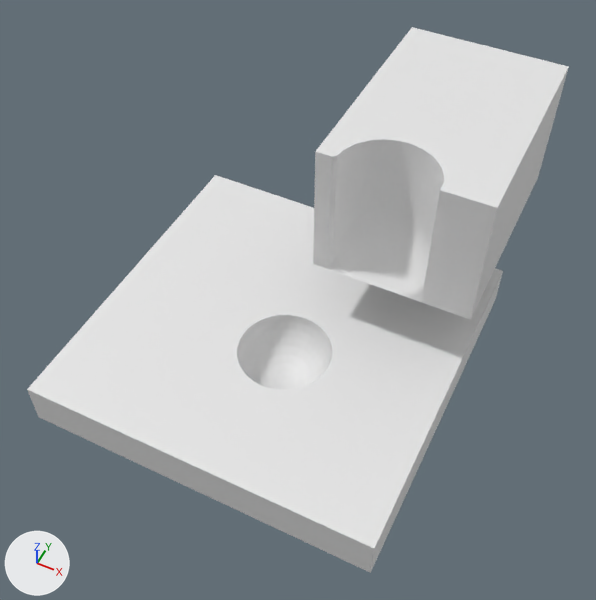
An edit to the Blender file Models/skate_mountain/skateMountain.blend, drawn before and after from the same camera.
Rendered twice from a 50 mm lens placed at (92.7, -44.1, 146.5), pointed at (41.7, 57.9, 19.0). The lights are fixed; the arrows at lower left show +X, +Y and +Z.

Before the edit, the objects in view are built like this:
```python
me_cube_004 = bpy.data.meshes.new('Cube.004')
me_cube_004.from_pydata(...)  # 658 vertices, 657 faces; spans x -5.0..71.0, y -19.0..74.0, z -5.0..22.0
me_cube_005 = bpy.data.meshes.new('Cube.005')
me_cube_005.from_pydata(...)  # 972 vertices, 996 faces; spans x 37.0..71.0, y 26.3..74.0, z 19.0..48.0
me_cube_006 = bpy.data.meshes.new('Cube.006')
me_cube_006.from_pydata(...)  # a box spanning x 0.0..76.0, y 19.0..94.0, z 0.0..10.0
ob_level_003 = bpy.data.objects.new('level.003', me_cube_005)
ob_level_003.location = (5.0, 38.0, 5.0)
ob_level_new = bpy.data.objects.new('level_new', me_cube_006)
ob_level_new.location = (0.0, 0.0, 0.0)
_m = ob_level_new.modifiers.new('Boolean', 'BOOLEAN')
_m.object = ob_sphere
_m.solver = 'MANIFOLD'
ob_level_old = bpy.data.objects.new('level_old', me_cube_004)
ob_level_old.location = (5.0, 38.0, 5.0)
ob_level_old.hide_set(True)
```
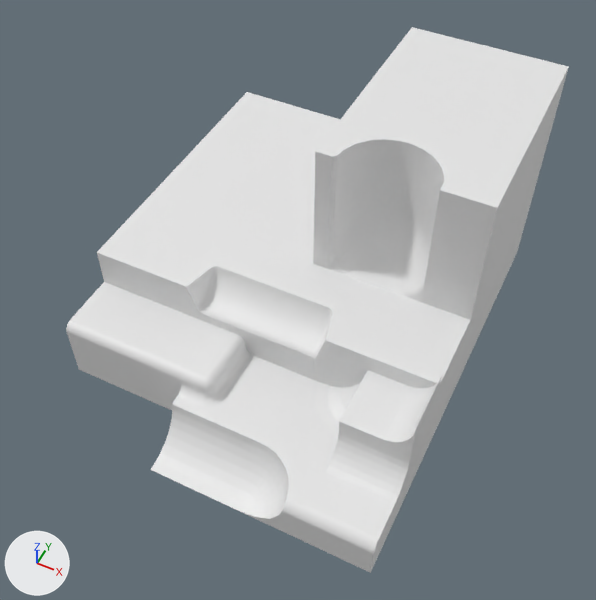
The change, as a diff of the scene's bpy script:
```diff
--- a/Models/skate_mountain/skateMountain.blend.py
+++ b/Models/skate_mountain/skateMountain.blend.py
@@ ob_level_old @@
 ob_level_old.location = (5.0, 38.0, 5.0)
-ob_level_old.hide_set(True)
@@ ob_level_new @@
 _m = ob_level_new.modifiers.new('Boolean', 'BOOLEAN')
 _m.solver = 'MANIFOLD'
+ob_level_new.hide_set(True)
```

What differs and where, as boxes [x1, y1, x2, y2] in the pictures (596 x 600 px):
'level_old', shown: after [66, 92, 538, 573]
'level_new', hidden: before [27, 175, 503, 573]
